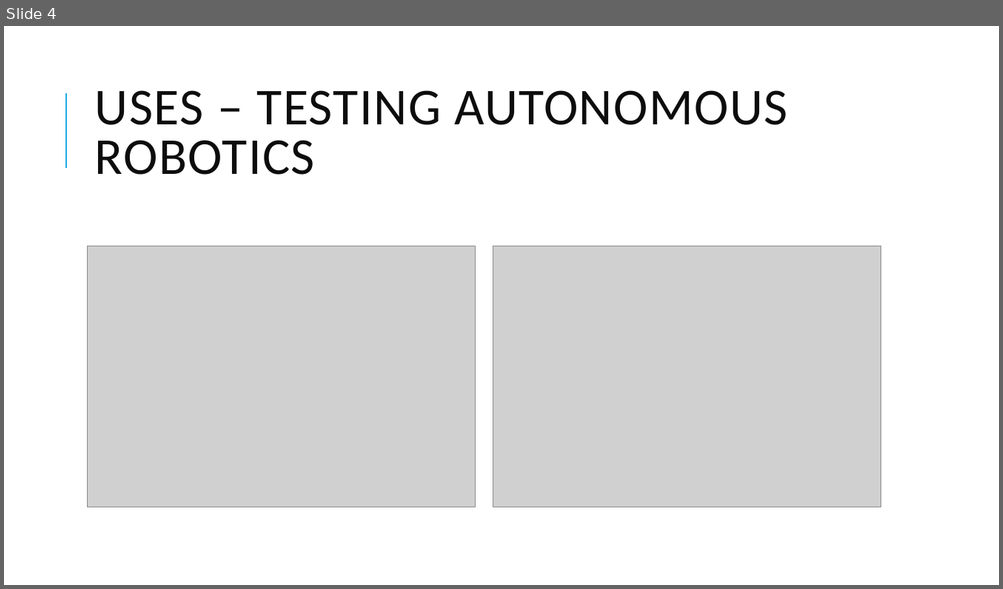
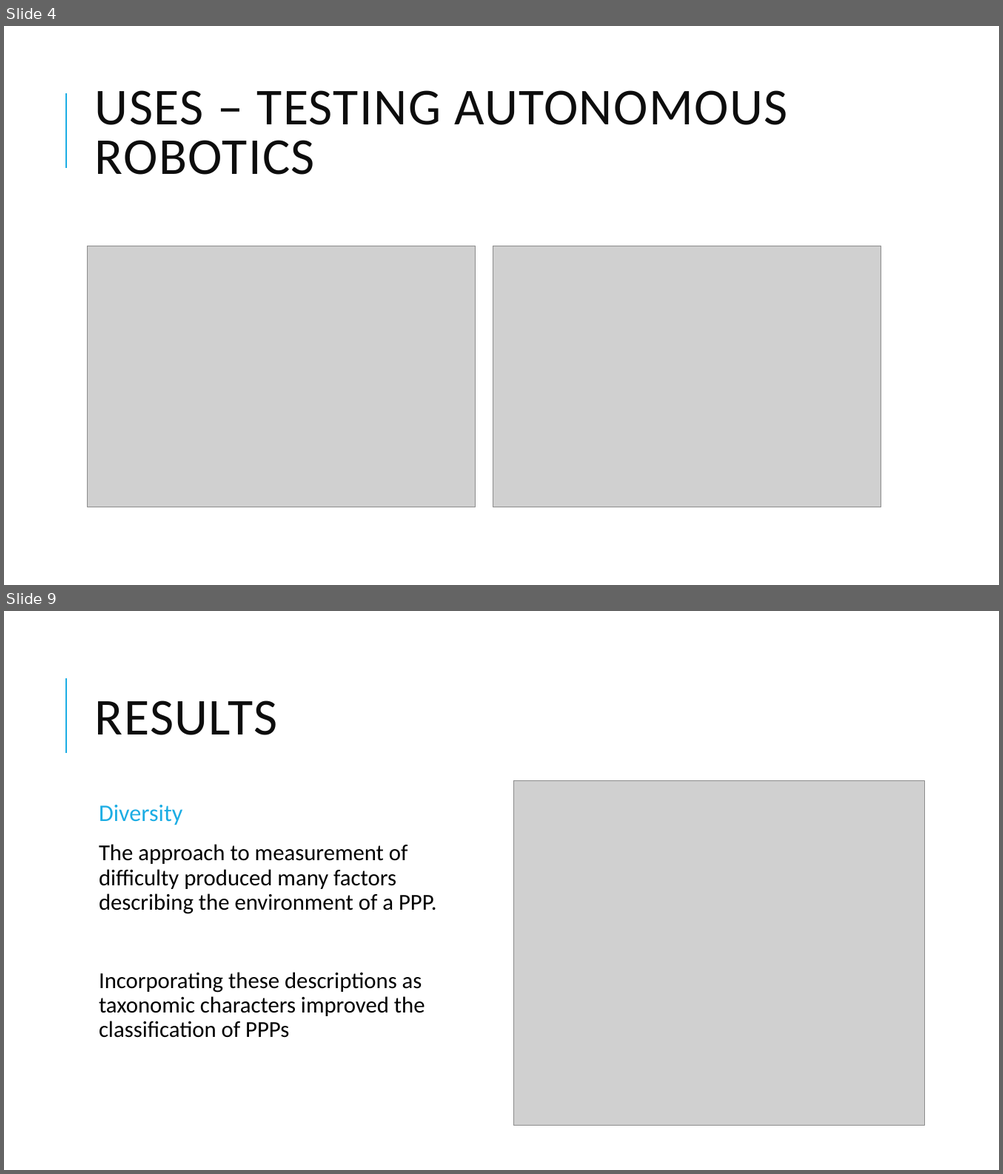
Before and after one commit to ianmalcolm/ppp, a slide deck: PPP/Latex/Evolution of Difficult Path Planning Problems.pptx. Shown one above the other, each under a label of ours: slide 4 before the commit, slides 4 and 9 after it; the slides between them are not shown. The pictures are 1003x589 and 1003x1174 pixels, drawn with LibreOffice and Linux fonts; fonts in the diff are those of the drawing; grey boxes stand for pictures. Boxes give left, top, right and bottom in pixels: in the first picture for what was removed or moved away, otherwise in the second. Text is boxed around its words. In the diff, an @@ line names an element or a change of style, - is before the commit and + after.

```diff
--- a/PPP/Latex/Evolution of Difficult Path Planning Problems.pptx
+++ b/PPP/Latex/Evolution of Difficult Path Planning Problems.pptx
@@ slide 9 added at bbox=[4, 611, 999, 1170], background #FFFFFF; not listed: 1 template element that a slide beside it also shows @@
@@ title added at bbox=[95, 701, 278, 735], 50 pt, text #0D0D0D @@
+RESULTS
@@ picture added at bbox=[514, 781, 925, 1126] @@
@@ text added at bbox=[99, 805, 436, 1038], 22 pt, text #000000 @@
+  Diversity
+  The approach to measurement of difficulty produced many factors describing the environment of a PPP.
+  Incorporating these descriptions as taxonomic characters improved the classification of PPPs
```
Also in this commit, not shown: 5 slides changed, 1 other slide added, 1 slide removed.
